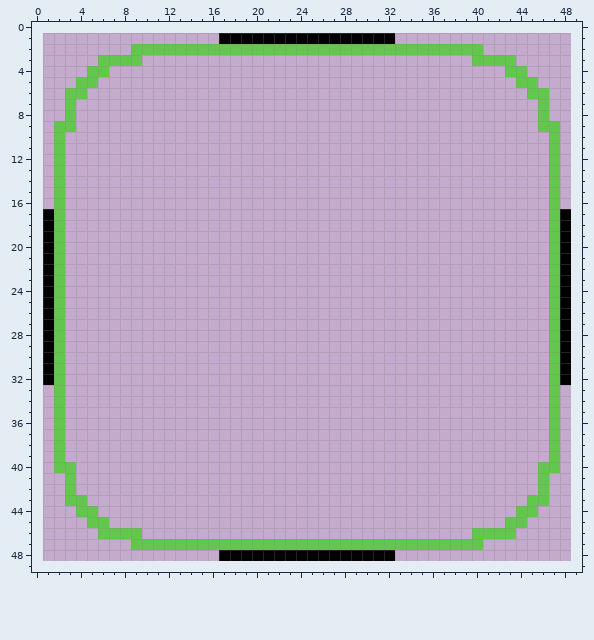
Edited in one commit: pixel-art file (core/assets-src/ui/focus-2.9.still.ase). This is how it looked before the edit.
48x48 pixels, 1 frame. The old version is drawn lined up with the new one, on the new canvas.
After the commit:
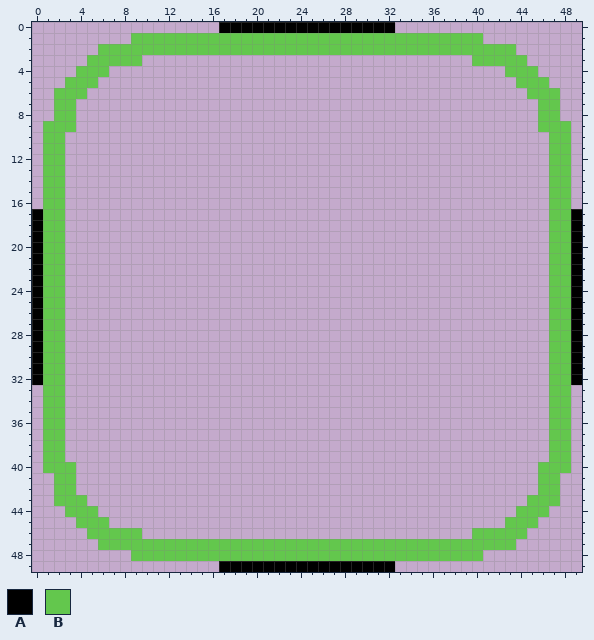
Palette (. is transparent): A #000000  B #63c74d
Commit message: Make focus rects thicker
Diff:
canvas 48x48 -> 50x50, the old top-left corner now at 1,1
Changed rows in their new state; - is an unchanged pixel.
first column x 0:
 0 -----------------AAAAAAAAAAAAAAAA-----------------
 1 ---------BBBBBBBBBBBBBBBBBBBBBBBBBBBBBBBB---------
 2 ------BBB--------------------------------BBB------
 3 -----B--------------------------------------B-----
 4 ----B----------------------------------------B----
 5 ---B------------------------------------------B---
 6 --B--------------------------------------------B--
 7 --B--------------------------------------------B--
 8 --B--------------------------------------------B--
 9 -B----------------------------------------------B-
10 -B----------------------------------------------B-
11 -B----------------------------------------------B-
12 -B----------------------------------------------B-
13 -B----------------------------------------------B-
14 -B----------------------------------------------B-
15 -B----------------------------------------------B-
16 -B----------------------------------------------B-
17 AB----------------------------------------------BA
18 AB----------------------------------------------BA
19 AB----------------------------------------------BA
20 AB----------------------------------------------BA
21 AB----------------------------------------------BA
22 AB----------------------------------------------BA
23 AB----------------------------------------------BA
24 AB----------------------------------------------BA
25 AB----------------------------------------------BA
26 AB----------------------------------------------BA
27 AB----------------------------------------------BA
28 AB----------------------------------------------BA
29 AB----------------------------------------------BA
30 AB----------------------------------------------BA
31 AB----------------------------------------------BA
32 AB----------------------------------------------BA
33 -B----------------------------------------------B-
34 -B----------------------------------------------B-
35 -B----------------------------------------------B-
36 -B----------------------------------------------B-
37 -B----------------------------------------------B-
38 -B----------------------------------------------B-
39 -B----------------------------------------------B-
40 -B----------------------------------------------B-
41 --B--------------------------------------------B--
42 --B--------------------------------------------B--
43 --B--------------------------------------------B--
44 ---B------------------------------------------B---
45 ----B----------------------------------------B----
46 -----B--------------------------------------B-----
47 ------BBB--------------------------------BBB------
48 ---------BBBBBBBBBBBBBBBBBBBBBBBBBBBBBBBB---------
49 -----------------AAAAAAAAAAAAAAAA-----------------
Changed places in both pictures, as pixel boxes (x1, y1, x2, y2):
changed: (32, 22, 582, 572)
